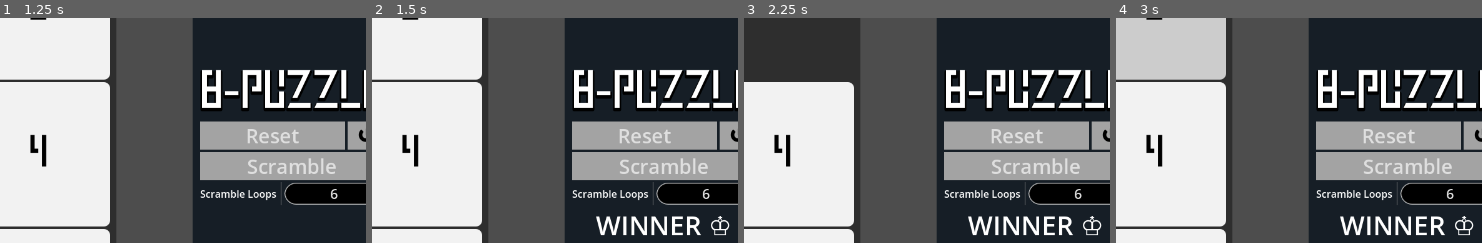
Above: before the commit, frames 1-4 (left to right).
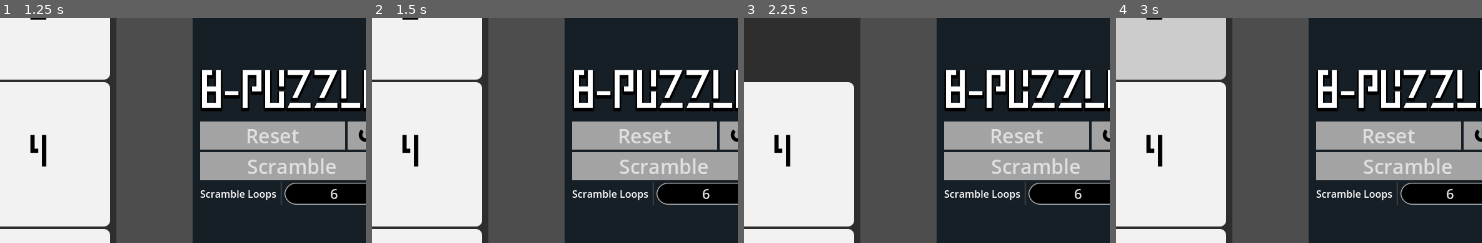
Above: after the commit, the same moments.

Repository: StephenCarr2048/Godot-8-Puzzle
Game: Godot game, scene res://App.tscn
The game is run twice, just before and just after one commit, with the same random seed, the same clock (stepped at 60 frames per second) and the same inputs.
Inputs:
- Up to frame 1 (1.25 s): click "1" at 0.5 s
- Up to frame 2 (1.5 s): click "2" at 1.25 s
- Up to frame 3 (2.25 s): click "3" at 2 s
- Up to frame 4 (3 s): click "3" at 2.75 s
The pictures show only the part of the screen within x 46-96%, y 20-70%; the shares and areas given below are measured in that part.

Frame 1 is identical in both runs. In frame 2, 1.4% of the frame differs, in the area x 61-98%, y 88-97%; in frame 3, 1.4%; in frame 4, 1.4%.

Commit message:
fixed impropper history setting in exchange code

Diff:
--- a/app.gd
+++ b/app.gd
@@ -64,6 +64,7 @@
 
 func handle_history(nextSquares:Array):
 	history.append(nextSquares);
+	print(history);
 
 
 func undo():
@@ -99,10 +100,10 @@
 		#(button as Button).pressed.connect(exchange_clicked.bind(button));		TODO add back if needed
 
 func _exchange_template(index: int) -> Array:
-	var newSquares = SOLUTION.duplicate()
+	var newSquares = currentHistory.duplicate(true);
 	var emptyIndex = boardGrid.emptyIndex;
-	newSquares[index]=SOLUTION[emptyIndex];
-	newSquares[emptyIndex]=SOLUTION[index];
+	newSquares[index]=currentHistory[emptyIndex];
+	newSquares[emptyIndex]=currentHistory[index];
 	return newSquares;
 
 func exchange_clicked(button: Button):
@@ -111,8 +112,8 @@
 		var index = button.get_index();
 		#print(button.pressed.get_connections()[0]["callable"])
 		#button.pressed.disconnect(button.pressed.get_connections()[0]["callable"]);
+		handle_history(_exchange_template(index));
 		boardGrid.slide_on_board(currentHistory, index);
-		handle_history(_exchange_template(index));
 		check_win();
 		_connect_neighbors();
 
